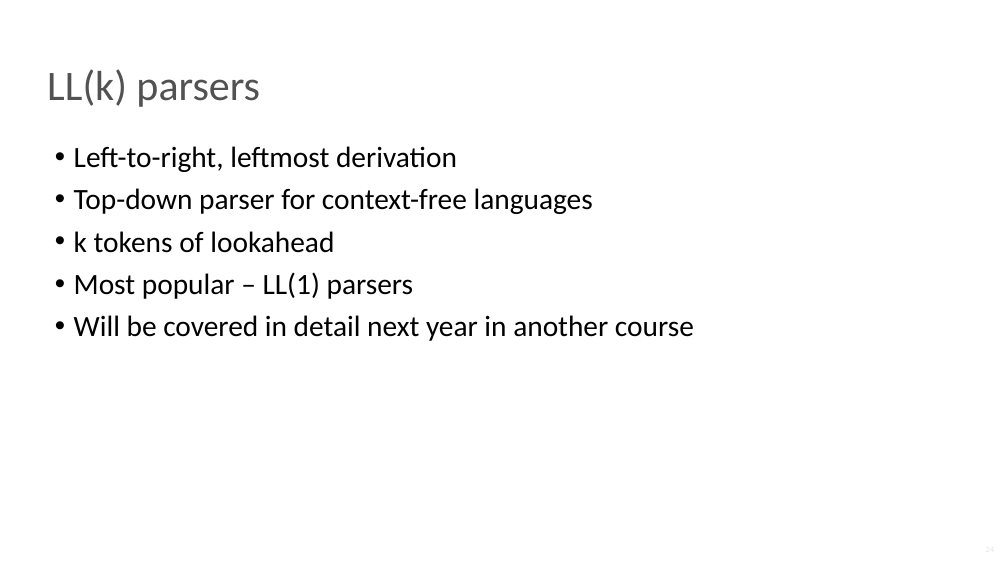
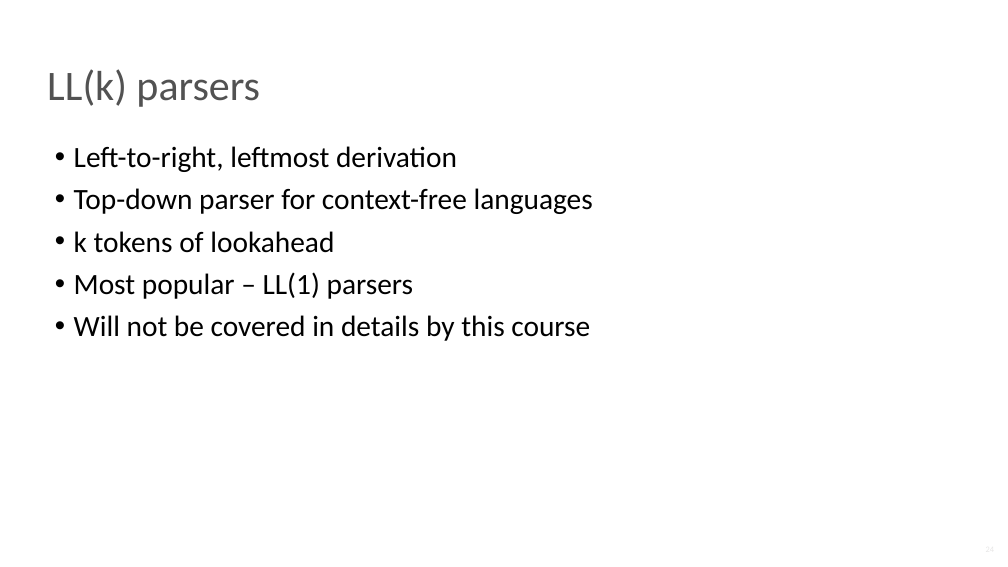
Before and after one commit to NN-complr-tech/Complr-course-lectures, a slide deck: slide 24 of 02-Frontend.pptx. Drawn at 1008x567 pixels with LibreOffice and Linux fonts; fonts in the diff are those of the drawing. Boxes give left, top, right and bottom in pixels: in the first picture for what was removed or moved away, otherwise in the second. Text is boxed around its words. In the diff, an @@ line names an element or a change of style, - is before the commit and + after.

```diff
--- a/02-Frontend.pptx
+++ b/02-Frontend.pptx
@@ text at bbox=[74, 315, 590, 341]: text changed @@
-• Will be covered in detail next year in another course
+• Will not be covered in details by this course
```
Also in this commit, not shown: 19 other slides changed, 2 slides added, 1 slide removed.
